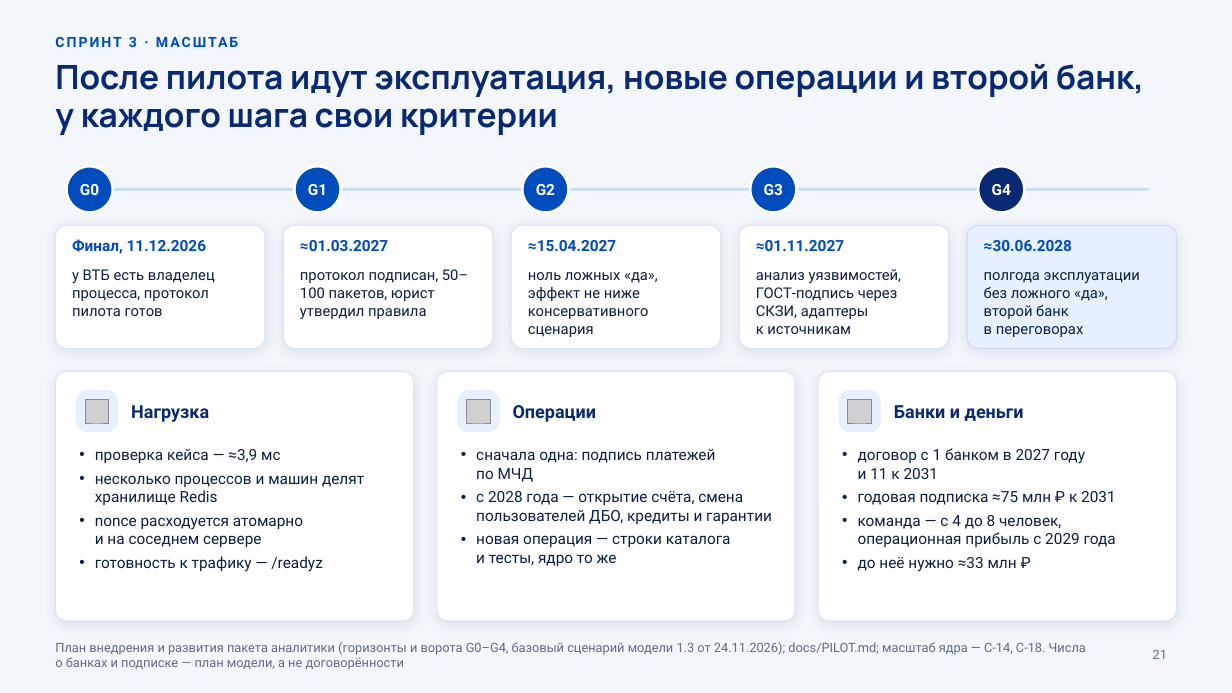
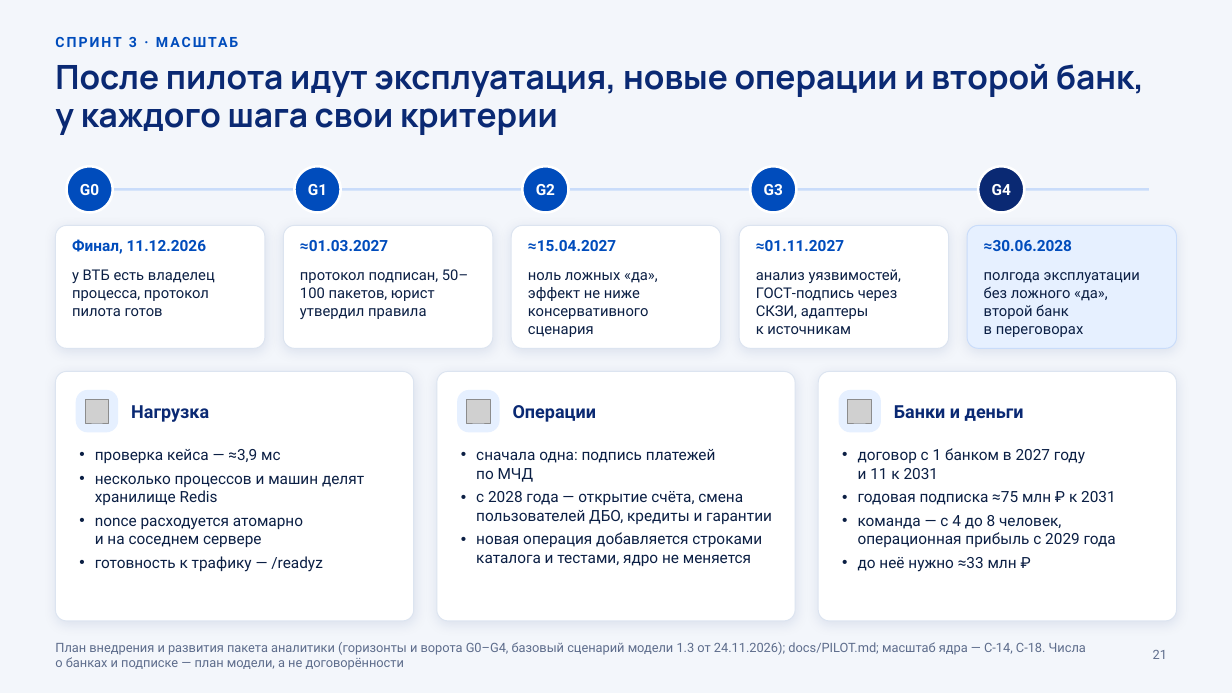
Before and after one commit to KonkovDV/Mandat, a slide deck: slide 21 of submission/slides/Mandat_VTB.pptx. Drawn at 1232x693 pixels with LibreOffice and Linux fonts; fonts in the diff are those of the drawing; grey boxes stand for pictures; background and template pictures are left out. Boxes give left, top, right and bottom in pixels: in the first picture for what was removed or moved away, otherwise in the second. Text is boxed around its words. In the diff, an @@ line names an element or a change of style, - is before the commit and + after.

Commit message:
deck: plainer wording on the sprint, admission, pilot, scale and vision slides
Card heads and bands say who does what in ordinary sentences; the pilot title names the single operation; facts and numbers are unchanged.

```diff
--- a/submission/slides/Mandat_VTB.pptx
+++ b/submission/slides/Mandat_VTB.pptx
@@ text at <box>476,532,762,566</box>: text changed @@
-• новая операция — строки каталога и тесты, ядро то же
+• новая операция добавляется строками каталога и тестами, ядро не меняется
```
Also in this commit, not shown: 4 other slides changed, 14 other files.
